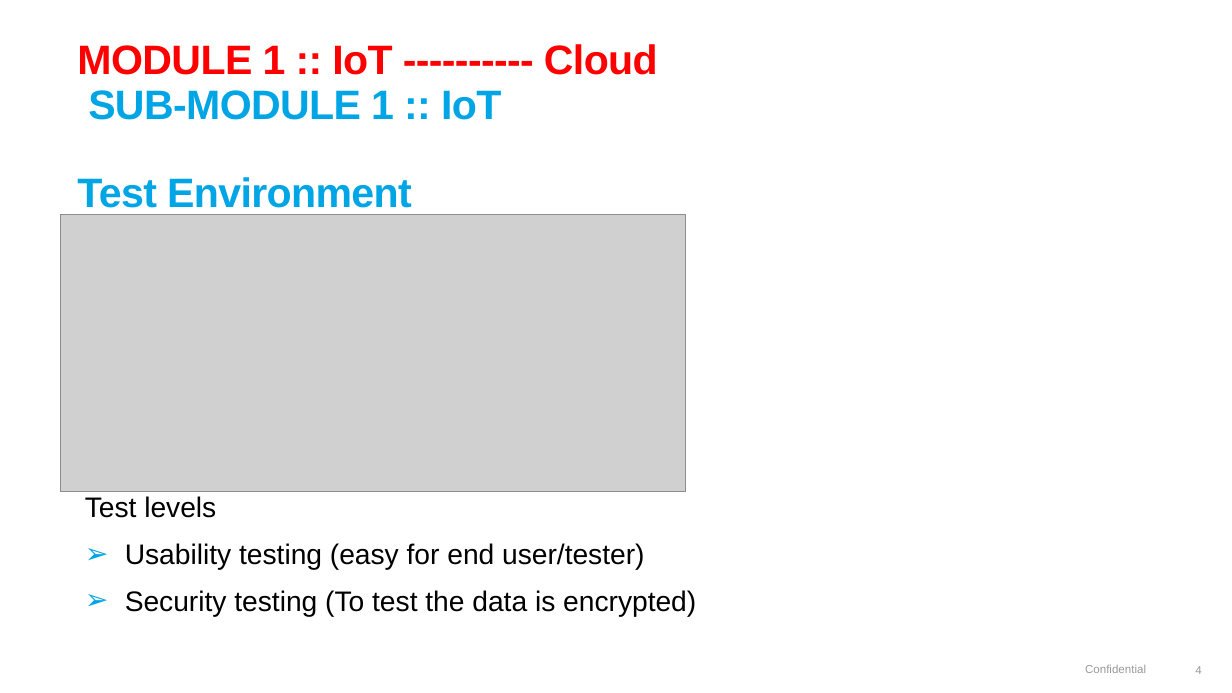
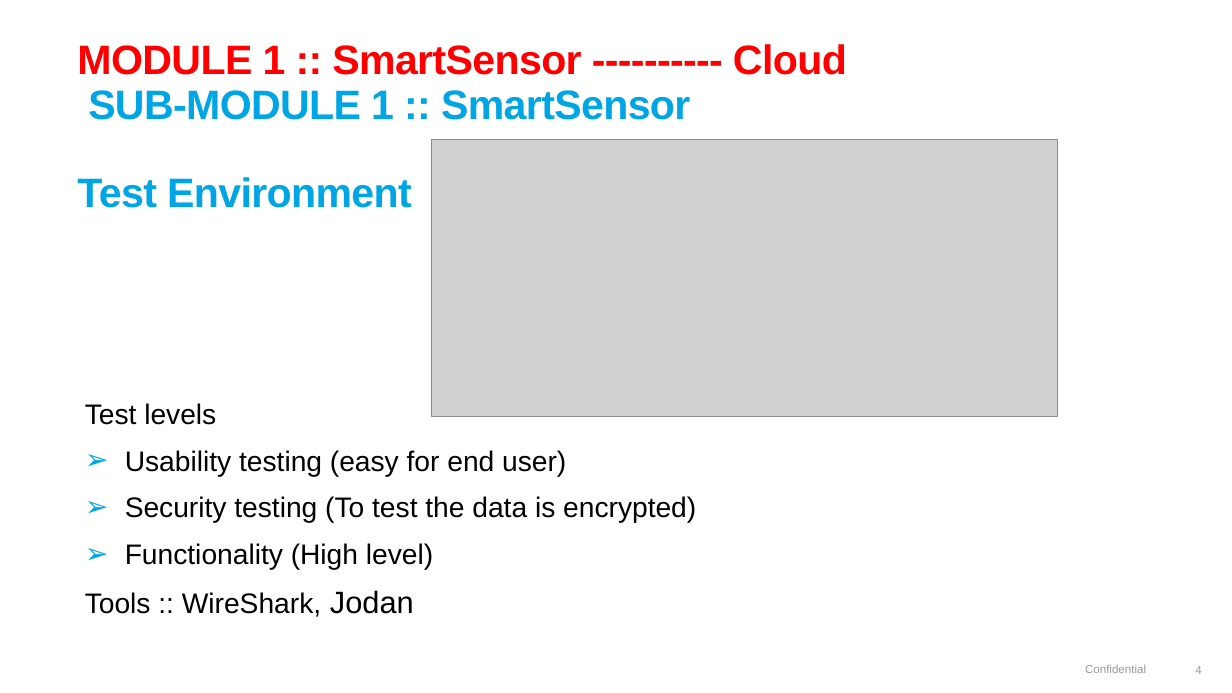
Before and after one commit to lasse1900/test_assignment_30032022, a slide deck: slide 4 of QA SIMULATION PROJECT.pptx. Drawn at 1232x693 pixels with LibreOffice and Linux fonts; fonts in the diff are those of the drawing; grey boxes stand for pictures; background and template pictures are left out. Boxes give left, top, right and bottom in pixels: in the first picture for what was removed or moved away, otherwise in the second. Text is boxed around its words. In the diff, an @@ line names an element or a change of style, - is before the commit and + after.

```diff
--- a/QA SIMULATION PROJECT.pptx
+++ b/QA SIMULATION PROJECT.pptx
@@ title at box(77, 44, 847, 208): text changed @@
-MODULE 1 :: IoT ---------- Cloud
-SUB-MODULE 1 :: IoT
-Test Environment
+MODULE 1 :: SmartSensor ---------- Cloud
+SUB-MODULE 1 :: SmartSensor
+Test Environment
@@ picture: place and size @@
-picture at box(60, 214, 686, 492)
+picture at box(432, 140, 1057, 417)
@@ text at box(125, 450, 566, 477): text changed @@
-➢ Usability testing (easy for end user/tester)
+➢ Usability testing (easy for end user)
@@ text at box(85, 543, 433, 617): paragraphs added @@
+➢ Functionality (High level)
+Tools :: WireShark, Jodan
```
Also in this commit, not shown: 7 other slides changed, 2 slides added.
